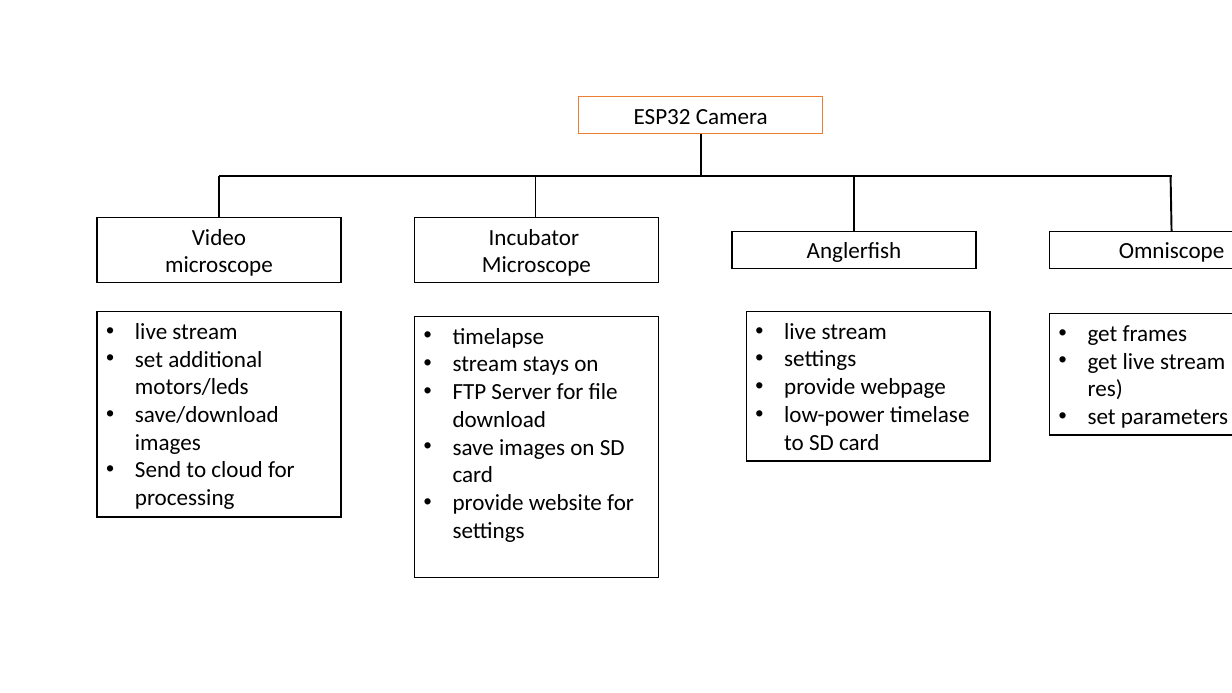
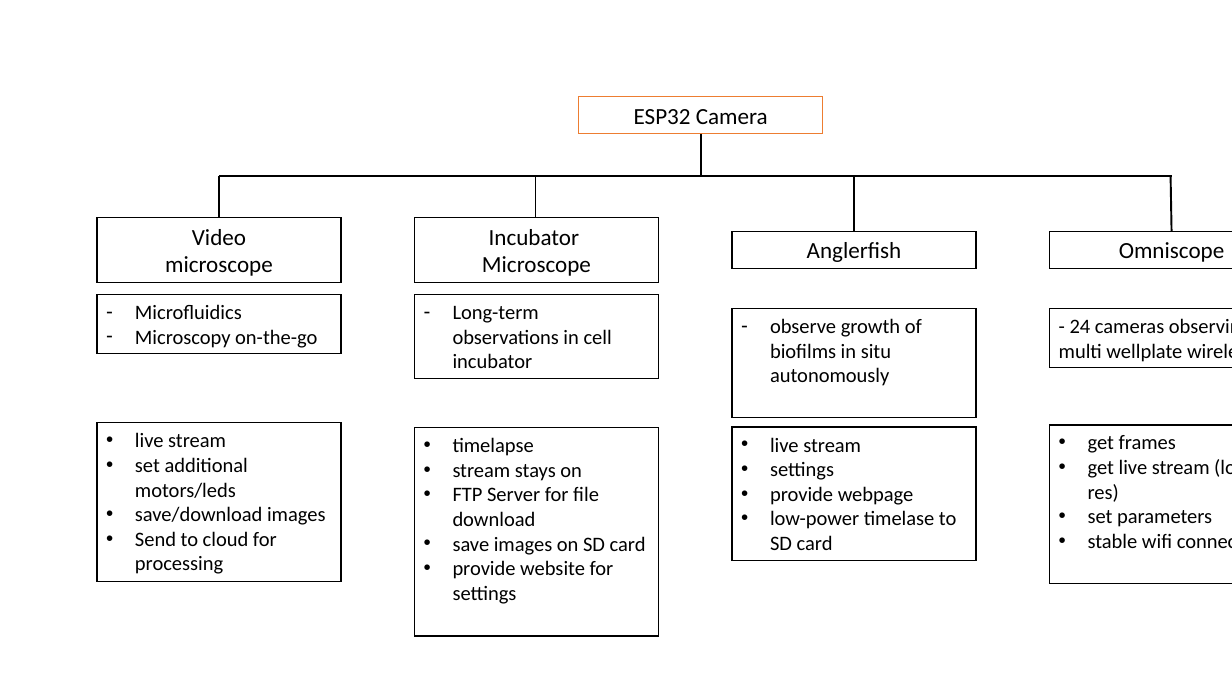
Before and after one commit to Matchboxscope/Matchboxscope, a slide deck: slide 1 of IMAGES/ESP32MicroscopeVariations.pptx. Drawn at 1232x693 pixels with LibreOffice and Linux fonts; fonts in the diff are those of the drawing. Boxes give left, top, right and bottom in pixels: in the first picture for what was removed or moved away, otherwise in the second. Text is boxed around its words. In the diff, an @@ line names an element or a change of style, - is before the commit and + after.

```diff
--- a/IMAGES/ESP32MicroscopeVariations.pptx
+++ b/IMAGES/ESP32MicroscopeVariations.pptx
@@ rectangle added at [97, 295, 341, 354], fill #FFFFFF, outline #000000 1 pt, 16 pt, text #000000 @@
+– Microfluidics
+– Microscopy on-the-go
@@ rectangle added at [415, 295, 659, 379], fill #FFFFFF, outline #000000 1 pt, 16 pt, text #000000 @@
+– Long-term observations in cell incubator
@@ rectangle added at [732, 309, 976, 418], fill #FFFFFF, outline #000000 1 pt, 16 pt, text #000000 @@
+– observe growth of biofilms in situ autonomously
@@ rectangle added at [1050, 309, 1232, 368], fill #FFFFFF, outline #000000 1 pt, 16 pt, text #000000 @@
+- 24 cameras observing multi wellplate wirelessly
@@ rectangle "live stream": place and size @@
-rectangle "live stream" at [97, 311, 341, 517]
+rectangle "live stream" at [97, 423, 341, 582]
@@ rectangle "timelapse": place and size @@
-rectangle "timelapse" at [415, 317, 659, 579]
+rectangle "timelapse" at [415, 428, 659, 637]
@@ size 18 to 16 pt in 3 elements at [415, 428, 659, 637], [97, 423, 341, 582], [732, 427, 976, 561] @@
@@ rectangle "live stream": place and size @@
-rectangle "live stream" at [747, 311, 991, 461]
+rectangle "live stream" at [732, 427, 976, 561]
@@ rectangle "get frames": place and size @@
-rectangle "get frames" at [1050, 314, 1232, 435]
+rectangle "get frames" at [1050, 425, 1232, 584]
@@ text in rectangle at [1088, 435, 1212, 527]: size 18 to 16 pt in "get frames", "get live stream (low res)", "set parameters" @@
@@ text in rectangle at [1088, 533, 1172, 548]: paragraph added @@
+• stable wifi connection
```
Also in this commit, not shown: 3 other files.
